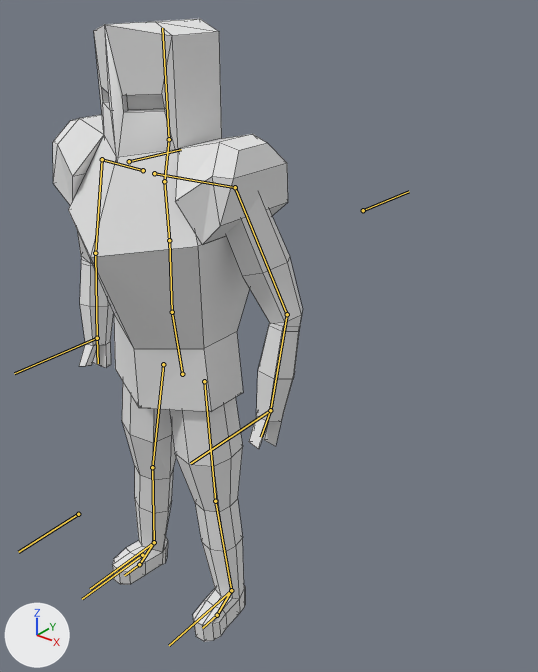
One commit to the Blender file Assets/Models/Knight/raw/knight.blend: the scene before it, then after it.
The view is the same before and after, from a camera (50 mm lens) standing at (3.19, -3.01, 4.23) and looking at (-0.23, 1.26, 1.58). Every picture has the same lights, and +X, +Y and +Z are marked at lower left. The bones that bend it are drawn over the model as lines. Mesh edges are drawn as thin lines.

The first picture shows 'Knight'.
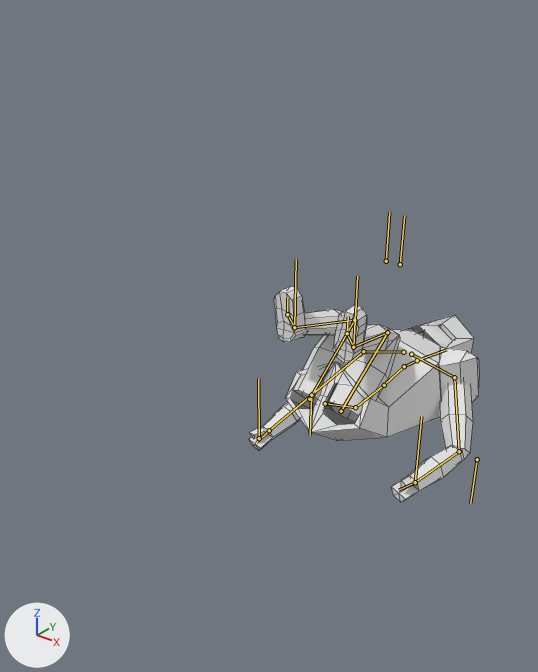
The newer file adds an action. The first version stands in its rest pose; the second is drawn at frame 5 of the action 'GetUpLieFront'.

Pixel boxes [x1, y1, x2, y2] of what changed, in the pictures (538 x 672 px):
'Knight', posed (8% narrower, 65% shorter): before [53, 19, 302, 642]; after [249, 286, 479, 502]
bone 'Spine.000', root to tip: before (182, 374) to (172, 312); after (325, 403) to (355, 407)
bone 'Spine.001', root to tip: before (172, 312) to (169, 240); after (355, 407) to (384, 385)
bone 'Head', root to tip: before (169, 139) to (162, 28); after (417, 360) to (446, 349)
bone 'Leg-ik-target.L', root to tip: before (231, 590) to (169, 645); after (353, 347) to (357, 276)
bone 'Leg-ik-pole.L', root to tip: before (142, 555) to (82, 599); after (400, 264) to (404, 215)
bone 'Leg-ik-target.R', root to tip: before (154, 542) to (90, 589); after (294, 327) to (296, 259)
bone 'Leg-ik-pole.R', root to tip: before (78, 514) to (18, 552); after (386, 261) to (389, 212)
bone 'Arm-ik-ctrl.L', root to tip: before (270, 410) to (190, 463); after (415, 482) to (421, 416)
bone 'Arm-ik-pole.L', root to tip: before (363, 210) to (409, 191); after (477, 459) to (470, 503)
bone 'Arm-ik-ctrl.R', root to tip: before (97, 338) to (14, 373); after (259, 438) to (258, 378)
bone 'Arm-ik-pole.R', root to tip: before (129, 161) to (181, 149); after (311, 395) to (310, 435)

Patch to the scene script:
```diff
--- a/Assets/Models/Knight/raw/knight.blend.py
+++ b/Assets/Models/Knight/raw/knight.blend.py
@@ bone_spine_000 @@
 bone_spine_000 = bpy.data.objects['Armature'].pose.bones['Spine.000']
-bone_spine_000.location = (0.0, 0.0, 0.0)
-bone_spine_000.rotation_quaternion = (1.0, 0.0, 0.0, 0.0)  # degrees (0, 0, 0)
+bone_spine_000.location = (-0.14, -2.79, -3.52)
+bone_spine_000.rotation_quaternion = (0.468, -0.881, -0.068, -0.022)  # degrees (-124, -6, 6)
@@ bone_spine_001 @@
 bone_spine_001 = bpy.data.objects['Armature'].pose.bones['Spine.001']  # child of 'Spine.000'
-bone_spine_001.rotation_quaternion = (1.0, 0.0, 0.0, 0.0)  # degrees (0, 0, 0)
+bone_spine_001.rotation_quaternion = (0.933, 0.359, -0.007, 0.017)  # degrees (42, -1, 2)
@@ bone_head @@
 bone_head = bpy.data.objects['Armature'].pose.bones['Head']  # child of 'Spine.003'
-bone_head.rotation_quaternion = (1.0, 0.0, 0.0, 0.0)  # degrees (0, 0, 0)
+bone_head.rotation_quaternion = (0.989, -0.143, 0.038, -0.004)  # degrees (-17, 4, -1)
@@ bone_leg_ik_target_l @@
 bone_leg_ik_target_l = bpy.data.objects['Armature'].pose.bones['Leg-ik-target.L']
-bone_leg_ik_target_l.location = (0.0, 0.0, 0.0)
-bone_leg_ik_target_l.rotation_quaternion = (1.0, 0.0, 0.0, 0.0)  # degrees (0, 0, 0)
+bone_leg_ik_target_l.location = (0.35, -3.73, 2.61)
+bone_leg_ik_target_l.rotation_quaternion = (0.707, 0.707, 0.0, 0.0)  # degrees (90, 0, 0)
@@ bone_leg_ik_pole_l @@
 bone_leg_ik_pole_l = bpy.data.objects['Armature'].pose.bones['Leg-ik-pole.L']
-bone_leg_ik_pole_l.location = (0.0, 0.0, 0.0)
-bone_leg_ik_pole_l.rotation_quaternion = (1.0, 0.0, 0.0, 0.0)  # degrees (0, 0, 0)
+bone_leg_ik_pole_l.location = (0.55, -7.45, 1.75)
+bone_leg_ik_pole_l.rotation_quaternion = (0.707, 0.707, 0.0, 0.0)  # degrees (90, 0, 0)
@@ bone_leg_ik_target_r @@
 bone_leg_ik_target_r = bpy.data.objects['Armature'].pose.bones['Leg-ik-target.R']
-bone_leg_ik_target_r.location = (0.0, 0.0, 0.0)
-bone_leg_ik_target_r.rotation_quaternion = (1.0, 0.0, 0.0, 0.0)  # degrees (0, 0, 0)
+bone_leg_ik_target_r.location = (-0.08, -3.73, 2.61)
+bone_leg_ik_target_r.rotation_quaternion = (0.707, 0.707, 0.0, 0.0)  # degrees (90, 0, 0)
@@ bone_leg_ik_pole_r @@
 bone_leg_ik_pole_r = bpy.data.objects['Armature'].pose.bones['Leg-ik-pole.R']
-bone_leg_ik_pole_r.location = (0.0, 0.0, 0.0)
-bone_leg_ik_pole_r.rotation_quaternion = (1.0, 0.0, 0.0, 0.0)  # degrees (0, 0, 0)
+bone_leg_ik_pole_r.location = (-0.44, -7.45, 1.75)
+bone_leg_ik_pole_r.rotation_quaternion = (0.707, 0.707, 0.0, 0.0)  # degrees (90, 0, 0)
@@ bone_arm_ik_ctrl_l @@
 bone_arm_ik_ctrl_l = bpy.data.objects['Armature'].pose.bones['Arm-ik-ctrl.L']
-bone_arm_ik_ctrl_l.location = (0.0, 0.0, 0.0)
-bone_arm_ik_ctrl_l.rotation_quaternion = (1.0, 0.0, 0.0, 0.0)  # degrees (0, 0, 0)
+bone_arm_ik_ctrl_l.location = (-0.07, -4.21, -3.55)
+bone_arm_ik_ctrl_l.rotation_quaternion = (0.707, 0.707, 0.0, 0.0)  # degrees (90, 0, 0)
@@ bone_arm_ik_pole_l @@
 bone_arm_ik_pole_l = bpy.data.objects['Armature'].pose.bones['Arm-ik-pole.L']
-bone_arm_ik_pole_l.location = (0.0, 0.0, 0.0)
-bone_arm_ik_pole_l.rotation_quaternion = (1.0, 0.0, 0.0, 0.0)  # degrees (0, 0, 0)
+bone_arm_ik_pole_l.location = (0.0, 5.02, -6.4)
+bone_arm_ik_pole_l.rotation_quaternion = (0.707, -0.707, 0.0, 0.0)  # degrees (-90, 0, 0)
@@ bone_arm_ik_ctrl_r @@
 bone_arm_ik_ctrl_r = bpy.data.objects['Armature'].pose.bones['Arm-ik-ctrl.R']
-bone_arm_ik_ctrl_r.location = (0.0, 0.0, 0.0)
-bone_arm_ik_ctrl_r.rotation_quaternion = (1.0, 0.0, 0.0, 0.0)  # degrees (0, 0, 0)
+bone_arm_ik_ctrl_r.location = (0.02, -3.84, -3.82)
+bone_arm_ik_ctrl_r.rotation_quaternion = (0.707, 0.707, 0.0, 0.0)  # degrees (90, 0, 0)
@@ bone_arm_ik_pole_r @@
 bone_arm_ik_pole_r = bpy.data.objects['Armature'].pose.bones['Arm-ik-pole.R']
-bone_arm_ik_pole_r.location = (0.0, 0.0, 0.0)
-bone_arm_ik_pole_r.rotation_quaternion = (1.0, 0.0, 0.0, 0.0)  # degrees (0, 0, 0)
+bone_arm_ik_pole_r.location = (0.0, 5.02, -6.4)
+bone_arm_ik_pole_r.rotation_quaternion = (0.707, -0.707, 0.0, 0.0)  # degrees (-90, 0, 0)
```
